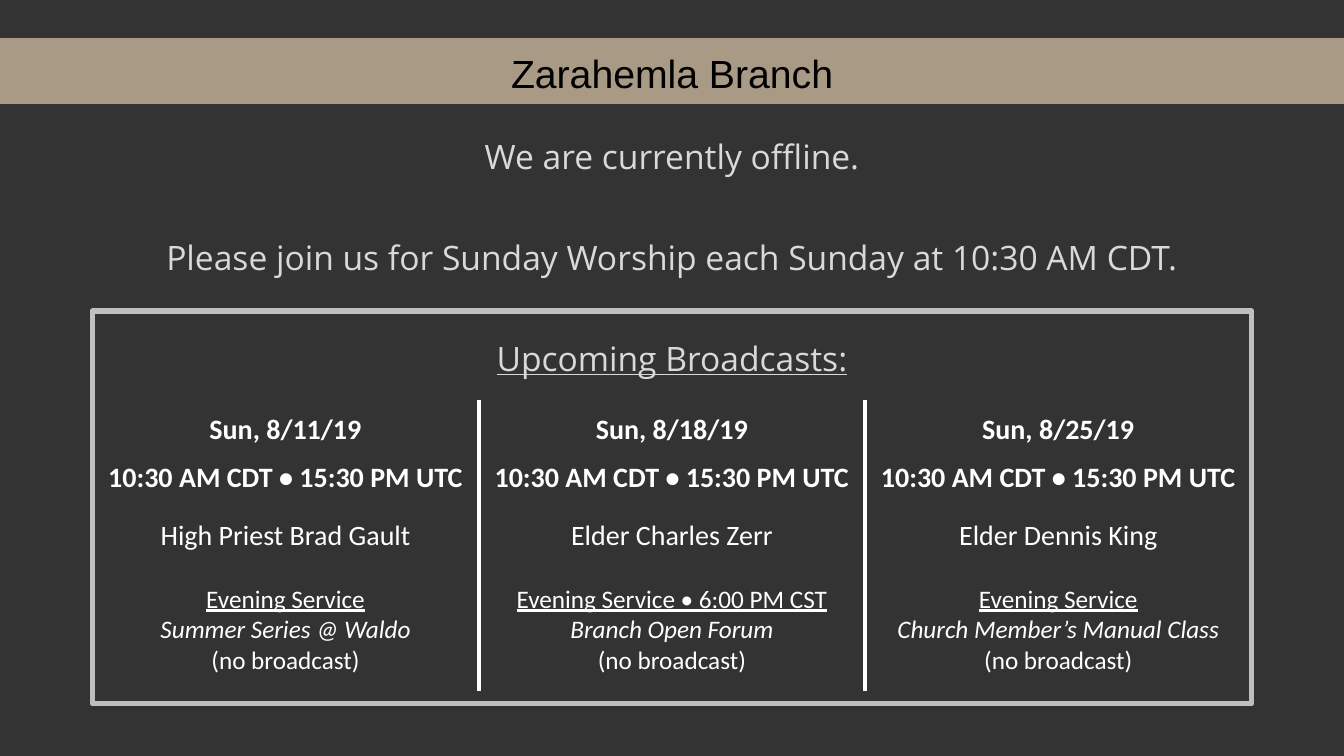
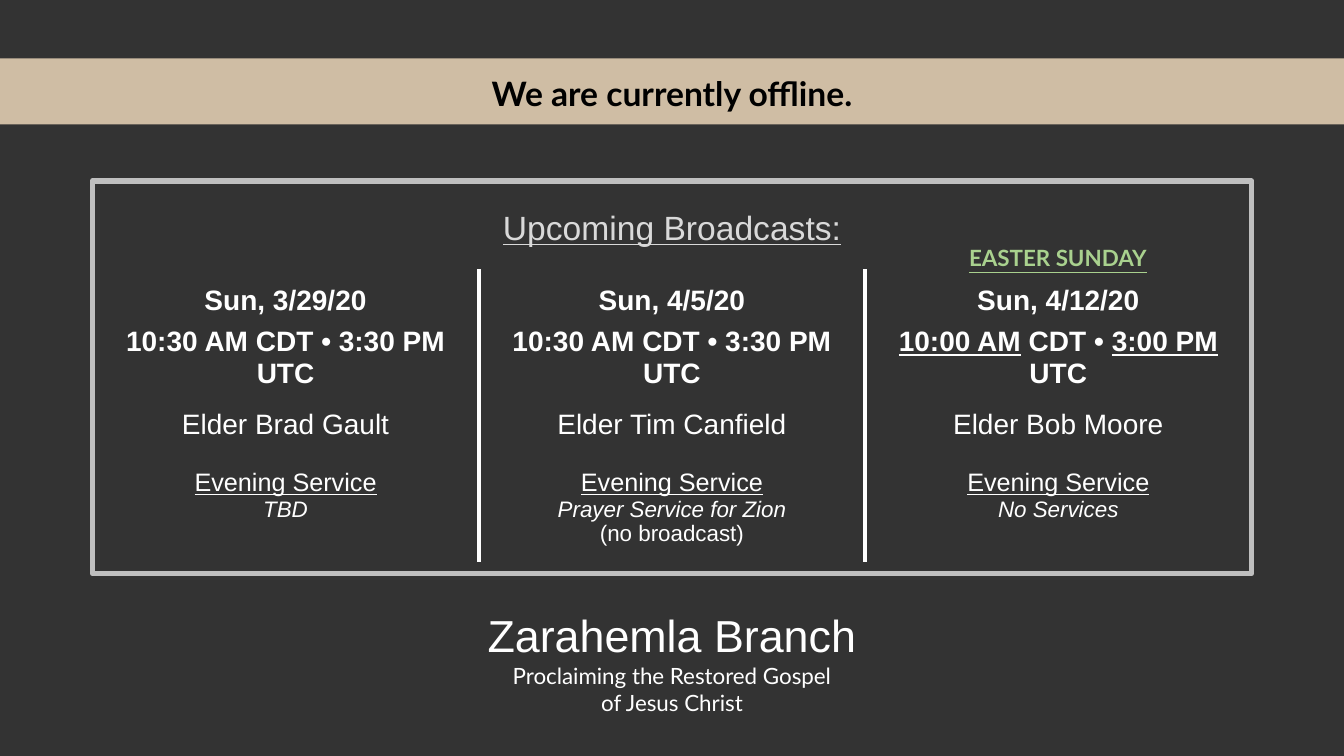
Before and after one commit to kevinmcmilian/ZarahemlaHymnPPTs, a slide deck: slide 1 of Offline Slide.pptx. Drawn at 1344x756 pixels with LibreOffice and Linux fonts; fonts in the diff are those of the drawing; background and template pictures are left out. Boxes give left, top, right and bottom in pixels: in the first picture for what was removed or moved away, otherwise in the second. Text is boxed around its words. In the diff, an @@ line names an element or a change of style, - is before the commit and + after.

```diff
--- a/Offline Slide.pptx
+++ b/Offline Slide.pptx
@@ rectangle: place and size @@
-rectangle at [0, 38, 1344, 104]
+rectangle at [0, 58, 1344, 124]
@@ rectangle at [0, 58, 1344, 124]: fill #A99A85 to #CFBDA4 @@
@@ text removed at [511, 59, 833, 89] @@
-Zarahemla Branch
@@ text added at [492, 81, 853, 112], 24 pt, text #000000, bold @@
+We are currently offline.
@@ text removed at [166, 143, 1177, 278] @@
-We are currently offline.
-Please join us for Sunday Worship each Sunday at 10:30 AM CDT.
@@ text "Upcoming Broadcasts:": place and size @@
-text "Upcoming Broadcasts:" at [93, 312, 1252, 704]
+text "Upcoming Broadcasts:" at [93, 181, 1252, 574]
@@ text "Upcoming Broadcasts:" at [93, 181, 1252, 574]: font Open Sans to Arial @@
@@ table at [93, 269, 1251, 552] @@
-row 1: Sun, 8/11/19 | Sun, 8/18/19 | Sun, 8/25/19
+row 1: Sun, 3/29/20 | Sun, 4/5/20 | Sun, 4/12/20
-row 2: 10:30 AM CDT • 15:30 PM UTC | 10:30 AM CDT • 15:30 PM UTC | 10:30 AM CDT • 15:30 PM UTC
+row 2: 10:30 AM CDT • 3:30 PM UTC | 10:30 AM CDT • 3:30 PM UTC | 10:00 AM CDT • 3:00 PM UTC
-row 3: High Priest Brad Gault / Evening Service / Summer Series @ Waldo / (no broadcast) | Elder Charles Zerr / Evening Service • 6:00 PM CST / Branch Open Forum / (no broadcast) | Elder Dennis King / Evening Service / Church Member’s Manual Class / (no broadcast)
+row 3: Elder Brad Gault / Evening Service / TBD | Elder Tim Canfield / Evening Service / Prayer Service for Zion / (no broadcast) | Elder Bob Moore / Evening Service / No Services
@@ table: place and size @@
-table at [93, 399, 1251, 689]
+table at [93, 269, 1251, 552]
@@ text added at [969, 249, 1147, 266], 16 pt, text #A9D18E, bold, underline @@
+EASTER SUNDAY
@@ text added at [488, 619, 856, 711], 16 pt, text #FFFFFF @@
+Zarahemla Branch
+Proclaiming the Restored Gospel
+of Jesus Christ
```
Also in this commit, not shown: 1 other slide changed, 1 slide added, 2 other files.
